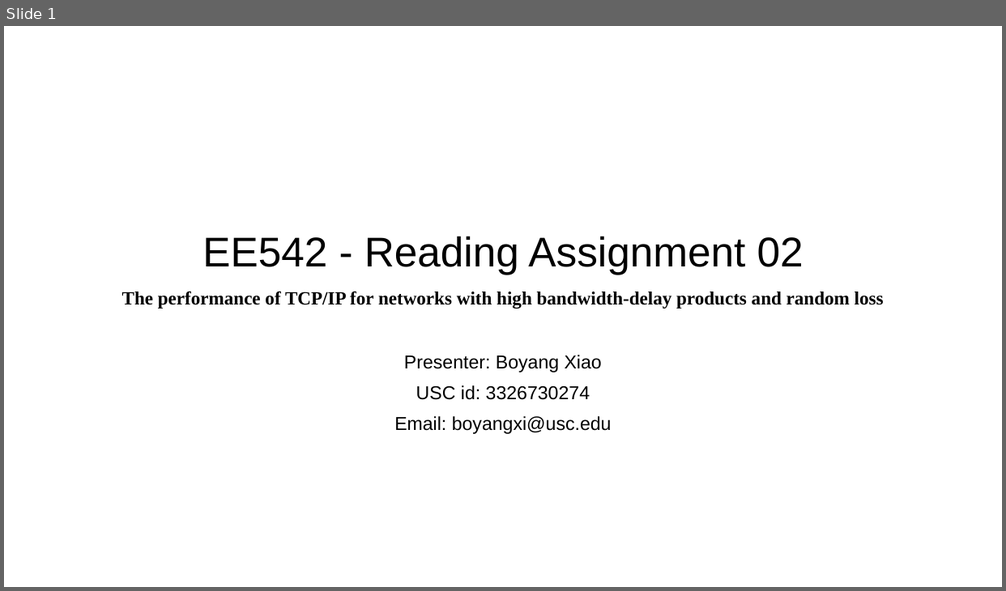
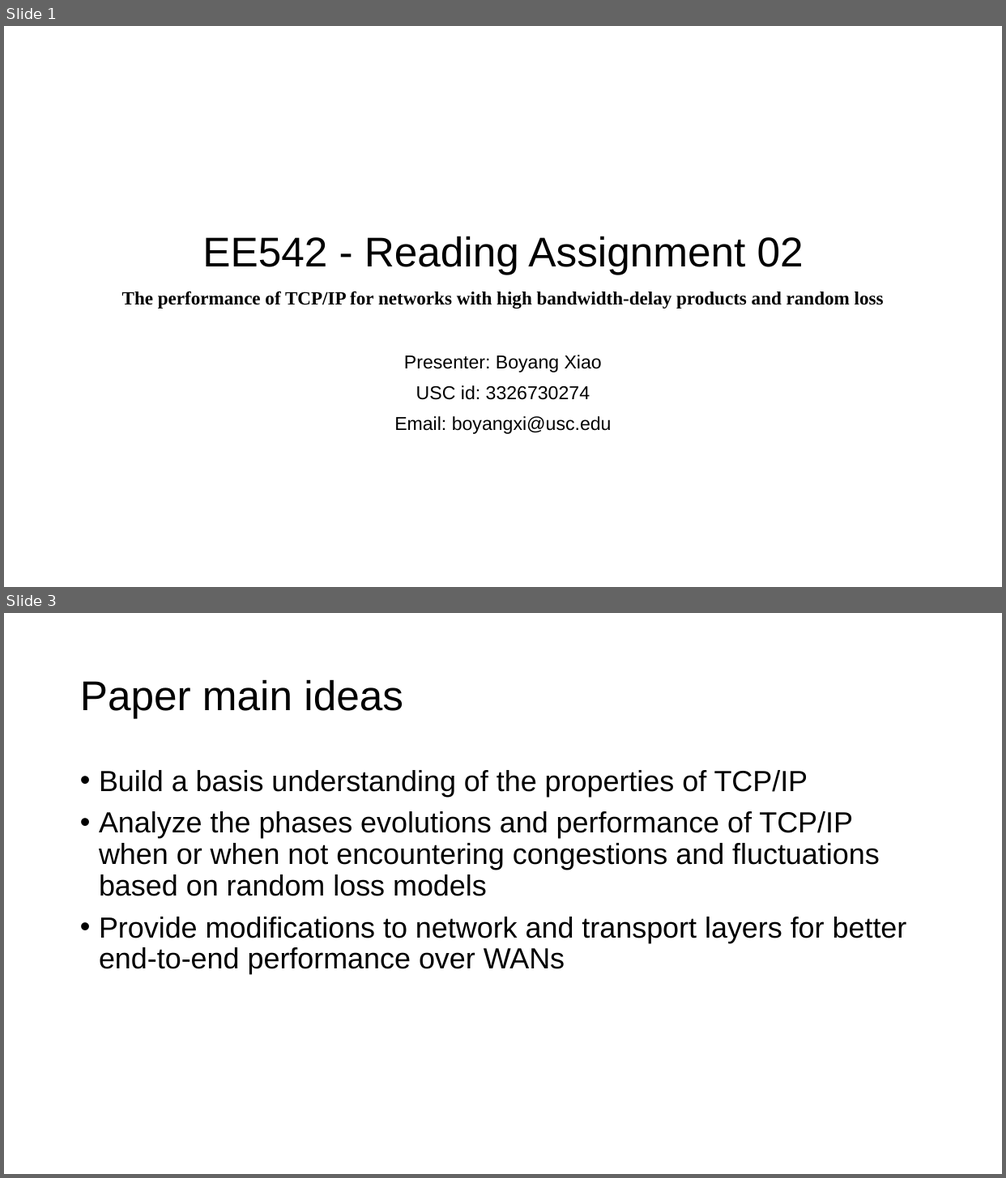
Before and after one commit to SeanXiaoby/ee542_projects, a slide deck: Reading Assignments/02/Reading-02-Boyang Xiao.pptx. Shown one above the other, each under a label of ours: slide 1 before the commit, slides 1 and 3 after it; the slides between them are not shown. The pictures are 1006x591 and 1006x1178 pixels, drawn with LibreOffice and Linux fonts; fonts in the diff are those of the drawing. Boxes give left, top, right and bottom in pixels: in the first picture for what was removed or moved away, otherwise in the second. Text is boxed around its words. In the diff, an @@ line names an element or a change of style, - is before the commit and + after.

```diff
--- a/Reading Assignments/02/Reading-02-Boyang Xiao.pptx
+++ b/Reading Assignments/02/Reading-02-Boyang Xiao.pptx
@@ slide 3 added at (4,613,1002,1174), background #FFFFFF @@
@@ title added at (80,679,403,718), 40 pt, text #000000 @@
+Paper main ideas
@@ text added at (99,770,907,974), 28 pt, text #000000 @@
+• Build a basis understanding of the properties of TCP/IP
+• Analyze the phases evolutions and performance of TCP/IP when or when not encountering congestions and fluctuations based on random loss models
+• Provide modifications to network and transport layers for better end-to-end performance over WANs
```
Also in this commit, not shown: 1 slide changed, 6 other slides added, 1 slide removed.
